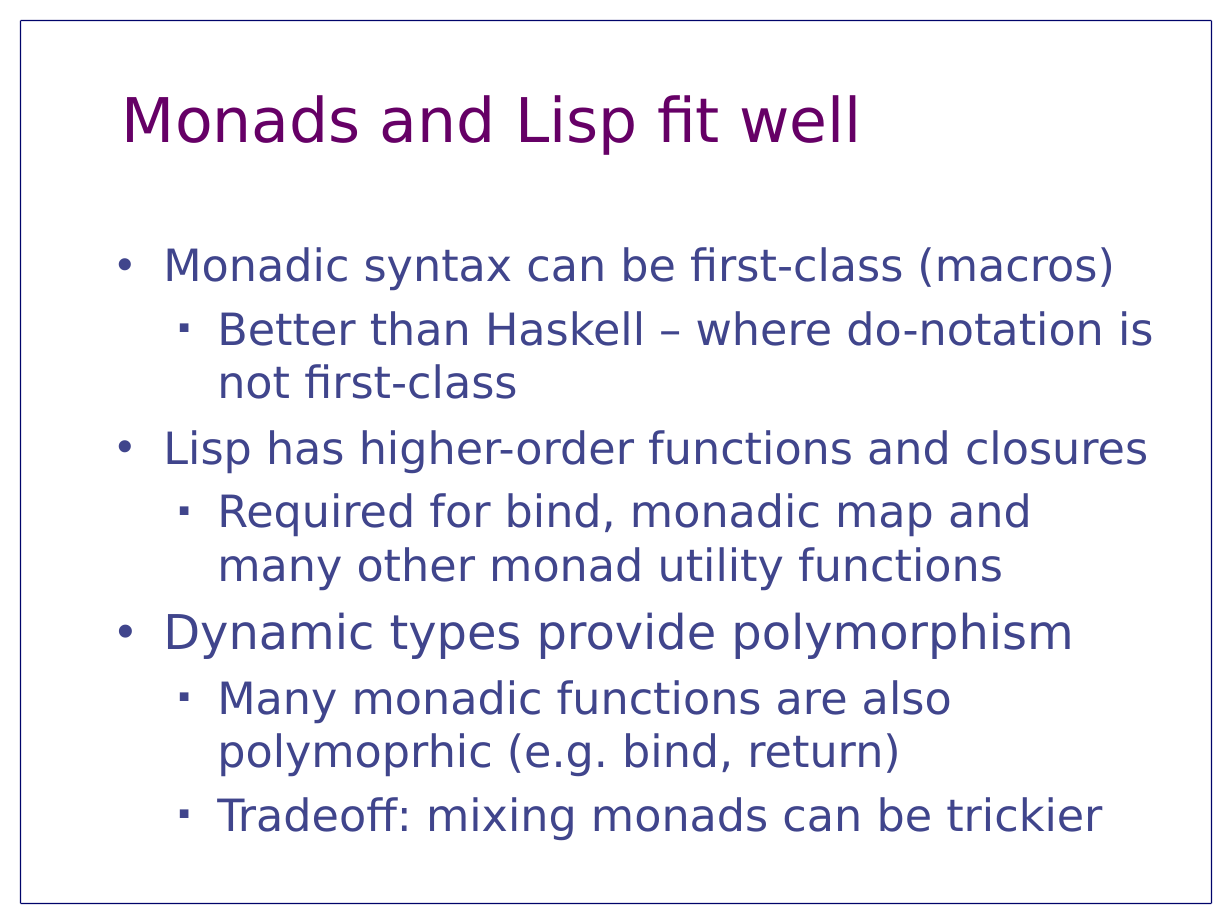
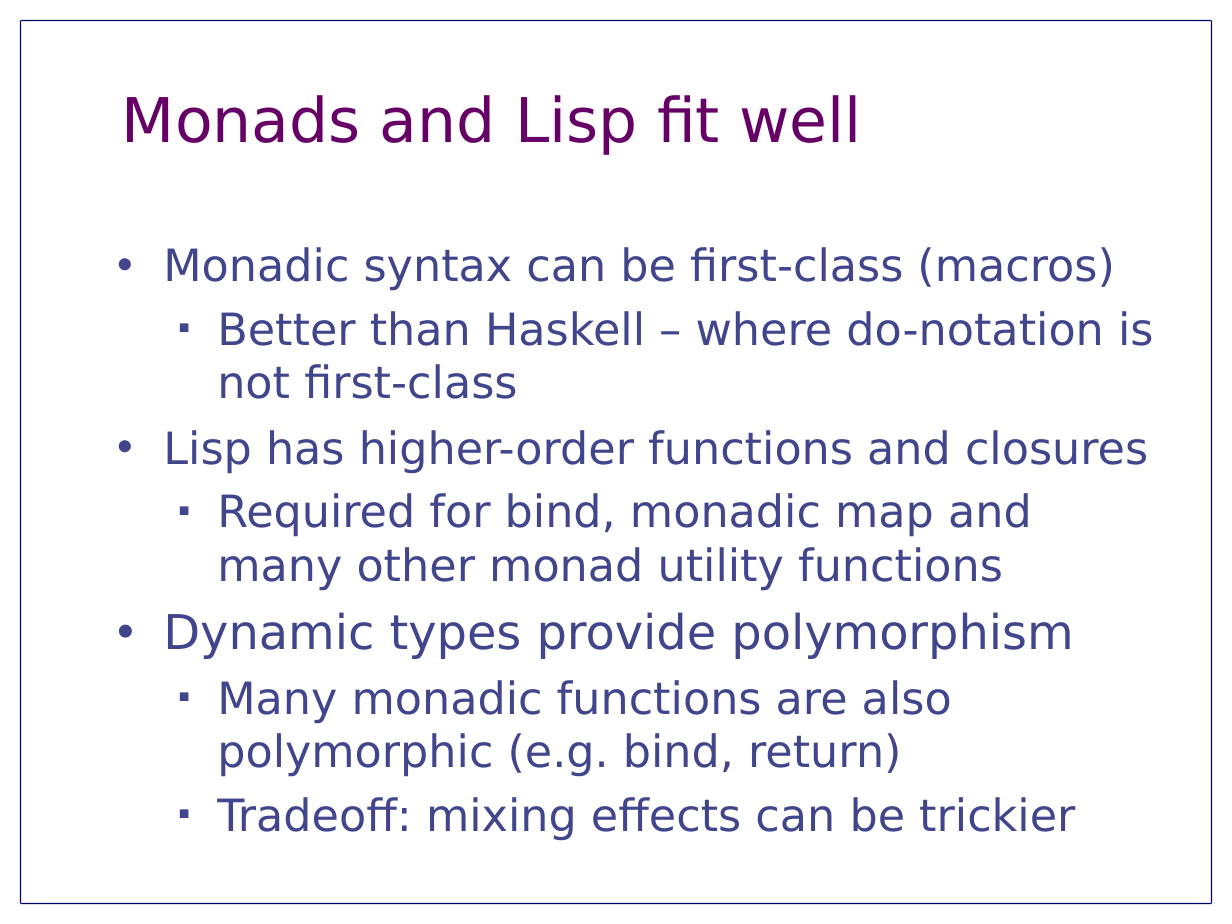
Before and after one commit to jnewbern/monad-tutorial, a slide deck: slide 2 of slides/SectionTwo.odp. Drawn at 1232x924 pixels with LibreOffice and Linux fonts; fonts in the diff are those of the drawing. Boxes give left, top, right and bottom in pixels: in the first picture for what was removed or moved away, otherwise in the second. Text is boxed around its words. In the diff, an @@ line names an element or a change of style, - is before the commit and + after.

```diff
--- a/slides/SectionTwo.odp
+++ b/slides/SectionTwo.odp
@@ text at (217, 680, 1075, 841): text changed @@
-  ■ Many monadic functions are also polymoprhic (e.g. bind, return)
-  ■ Tradeoff: mixing monads can be trickier
+  ■ Many monadic functions are also polymorphic (e.g. bind, return)
+  ■ Tradeoff: mixing effects can be trickier
```
Also in this commit, not shown: 5 other slides changed, 3 other files.
